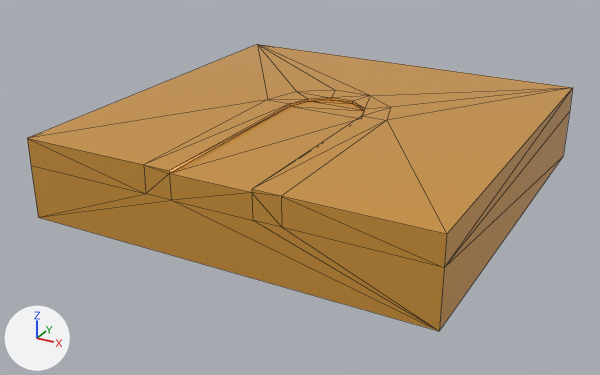
The glTF model public/models/tile-road-end.glb as it was, and as the next commit left it.
Before and after are seen from a 50 mm lens placed at (27.0, -52.8, 19.7), pointed at (-1.0, -1.9, -5.7). Arrows for +X, +Y and +Z are at lower left; the lights stay in place. Mesh edges are drawn as thin lines. Where no turn or scale is listed for an object, it has been applied to the vertices.

Names of what the first picture shows: 'tile-road-end'.
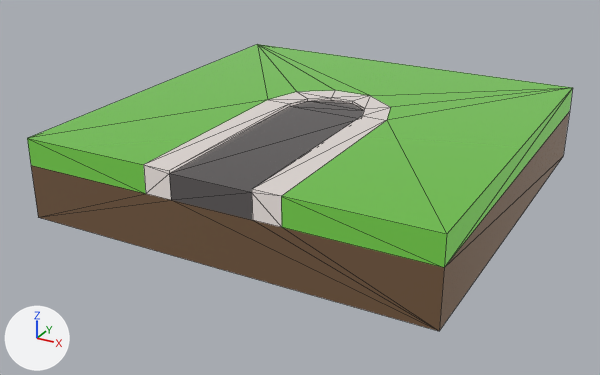
Changed parts and their boxes [x1, y1, x2, y2] in the pictures (600 x 375 px):
'tile-road-end', recoloured
    both: [27, 44, 573, 331]

The change, as a diff of the scene's bpy script:
```diff
--- a/public/models/tile-road-end.glb.py
+++ b/public/models/tile-road-end.glb.py
@@ img_base @@
+img_base = load_image('base', '_unpacked/base', 1024, 1024, 'sRGB')
@@ mat_lowpoly_colors_001 @@
+mat_lowpoly_colors_001 = bpy.data.materials.new('LOWPOLY-COLORS.001')
+# uses the picture img_base
@@ me_tile_road_end @@
 me_tile_road_end.from_pydata(...)  # 40 vertices, 74 faces; spans x -15.0..15.0, y -15.0..15.0, z -6.0..0.0
-me_tile_road_end.materials.append(mat_lowpoly_colors)  # orange #e7a747
+me_tile_road_end.materials.append(mat_lowpoly_colors_001)
```
